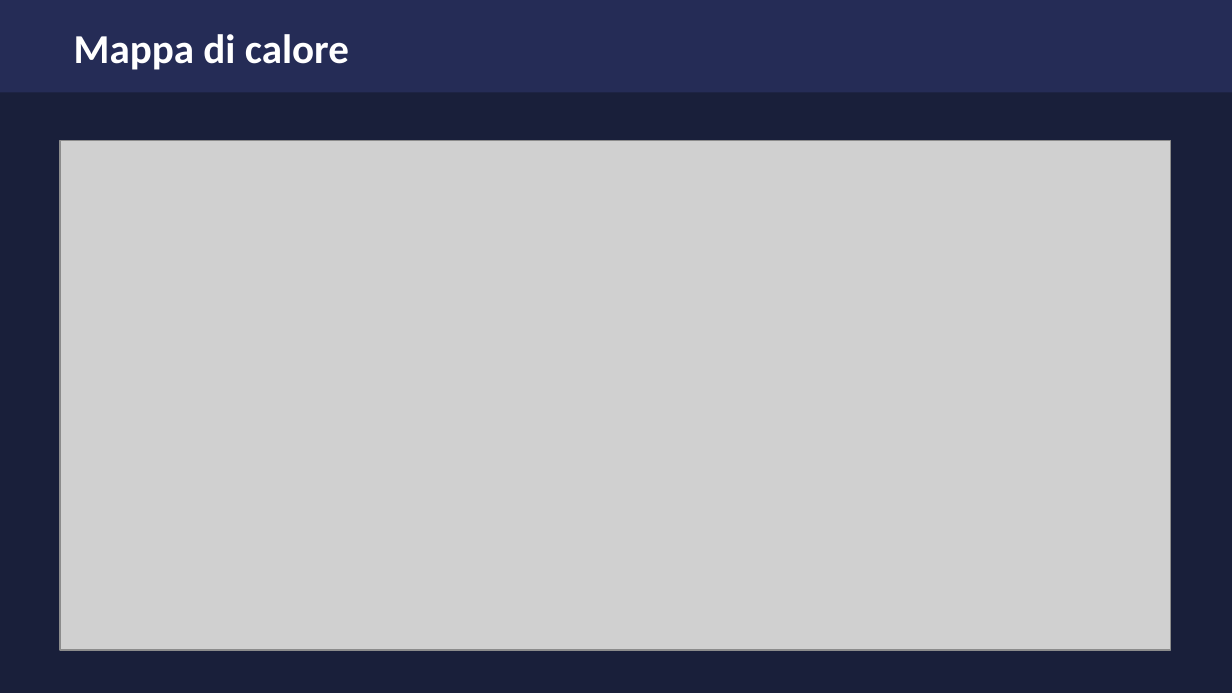
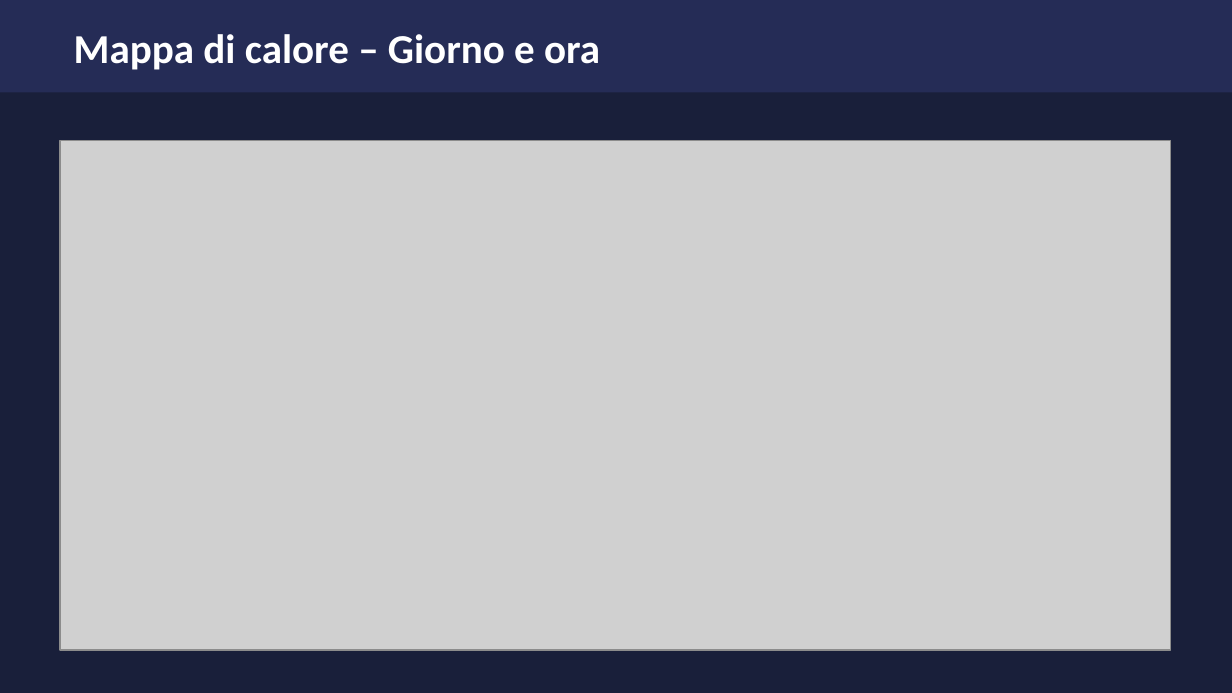
Before and after one commit to pezzandre/dataScience1, a slide deck: slide 3 of incidenti_datascience.pptx. Drawn at 1232x693 pixels with LibreOffice and Linux fonts; fonts in the diff are those of the drawing; grey boxes stand for pictures. Boxes give left, top, right and bottom in pixels: in the first picture for what was removed or moved away, otherwise in the second. Text is boxed around its words. In the diff, an @@ line names an element or a change of style, - is before the commit and + after.

```diff
--- a/incidenti_datascience.pptx
+++ b/incidenti_datascience.pptx
@@ text at bbox=[74, 34, 600, 70]: text changed @@
-Mappa di calore
+Mappa di calore – Giorno e ora
```
Also in this commit, not shown: 1 slide added, 1 other file.
